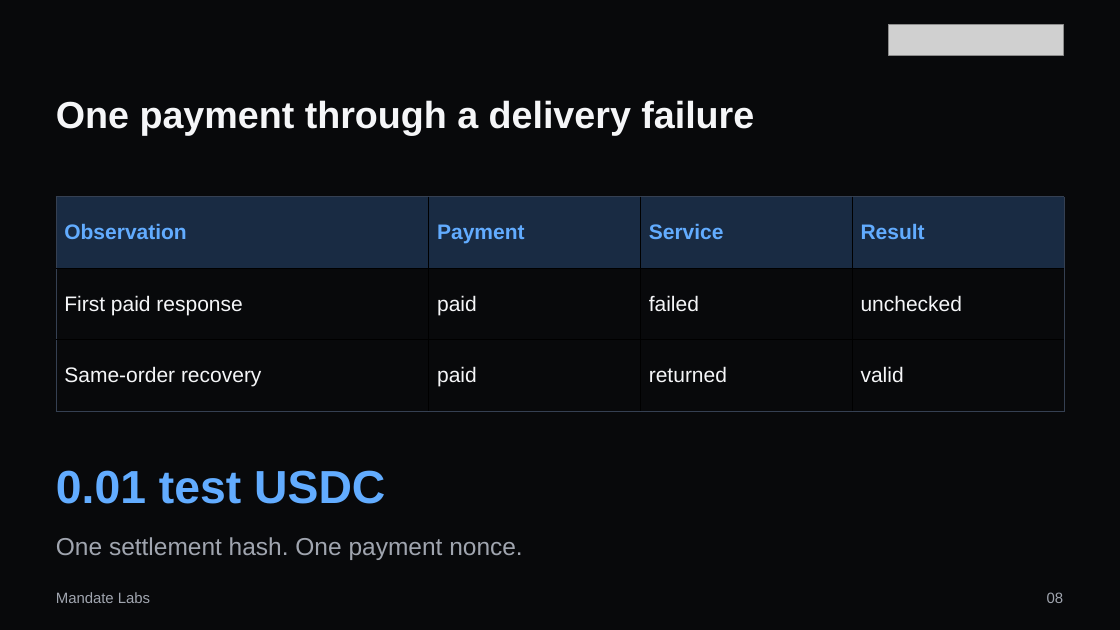
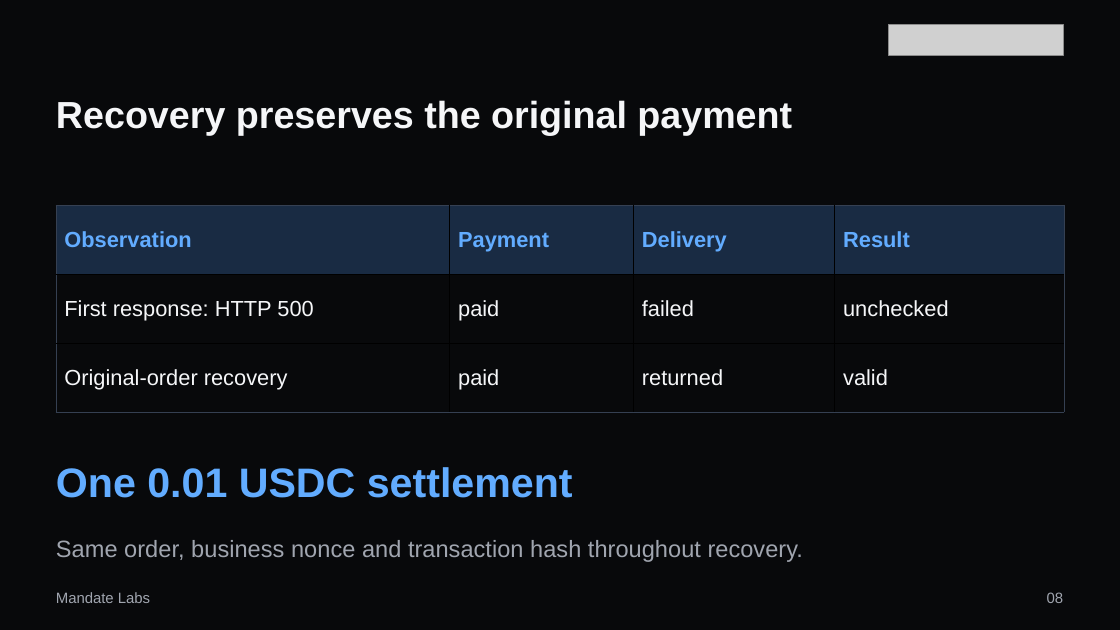
Before and after one commit to MandateLabs666/mandate-wallet, a slide deck: slide 8 of competition/submission-2026-10-20/presentation/mandate-wallet-10min-final.pptx. Drawn at 1120x630 pixels with LibreOffice and Linux fonts; fonts in the diff are those of the drawing; grey boxes stand for pictures. Boxes give left, top, right and bottom in pixels: in the first picture for what was removed or moved away, otherwise in the second. Text is boxed around its words. In the diff, an @@ line names an element or a change of style, - is before the commit and + after.

```diff
--- a/competition/submission-2026-10-20/presentation/mandate-wallet-10min-final.pptx
+++ b/competition/submission-2026-10-20/presentation/mandate-wallet-10min-final.pptx
@@ text at bbox=[56, 100, 792, 136]: text changed @@
-One payment through a delivery failure
+Recovery preserves the original payment
@@ table at bbox=[56, 206, 1065, 413] @@
-row 1, column 3: Service
+row 1, column 3: Delivery
-row 2, column 1: First paid response
+row 2, column 1: First response: HTTP 500
-row 3, column 1: Same-order recovery
+row 3, column 1: Original-order recovery
@@ size 18 to 18.8 pt in "Observation", "Payment", "Result", "paid" and 5 more places @@
@@ table: place and size @@
-table at bbox=[56, 197, 1065, 411]
+table at bbox=[56, 206, 1065, 413]
@@ text at bbox=[56, 467, 573, 498]: text changed; size 39.8 to 35.2 pt @@
-0.01 test USDC
+One 0.01 USDC settlement
@@ text at bbox=[56, 540, 803, 562]: text changed; size 21 to 20.2 pt @@
-One settlement hash. One payment nonce.
+Same order, business nonce and transaction hash throughout recovery.
```
Also in this commit, not shown: 6 other slides changed, 6 slides added, 6 slides removed, 13 other files.
